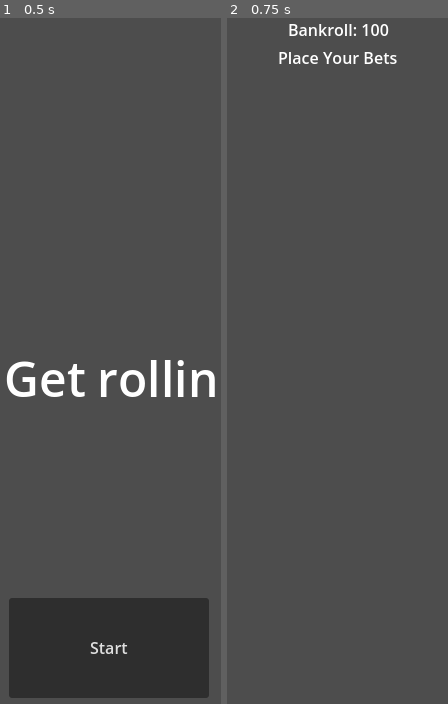
Above: before the commit, frames 1-2 (left to right).
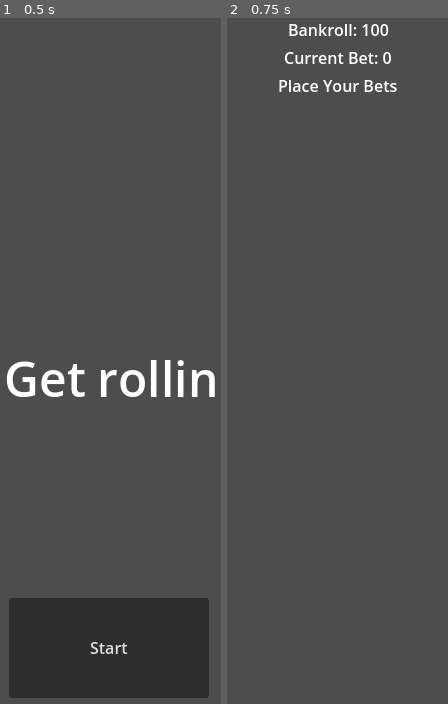
Above: after the commit, the same moments.

Repository: asarenski/godotCraps
Game: Godot game, scene res://src/scenes/main.tscn
The game is run twice, just before and just after one commit, with the same random seed, the same clock (stepped at 60 frames per second) and the same inputs.
Inputs:
- Up to frame 1 (0.5 s): no input
- Up to frame 2 (0.75 s): click "Start" at 0.5 s

Frame 1 is identical in both runs. In frame 2, 1.0% of the frame differs, in the area x 23-77%, y 4-11%.

Commit message:
added a bet to the hud

Diff:
--- a/src/scenes/hud.gd
+++ b/src/scenes/hud.gd
@@ -9,5 +9,8 @@
 func update_bankroll(bankroll):
 	$Bankroll.text = "Bankroll: %d" % bankroll
 
+func update_bet(bet):
+	$Bet.text = "Current Bet: %d" % bet
+
 func update_phase(phase_text: String):
 	$Phase.text = phase_text
--- a/src/scenes/main.tscn
+++ b/src/scenes/main.tscn
@@ -54,14 +54,25 @@
 offset_bottom = 23.0
 grow_horizontal = 2
 
+[node name="Bet" type="Label" parent="HUD"]
+anchors_preset = 5
+anchor_left = 0.5
+anchor_right = 0.5
+offset_left = -20.0
+offset_top = 28.0
+offset_right = 20.0
+offset_bottom = 51.0
+grow_horizontal = 2
+text = "Current Bet: 0"
+
 [node name="Phase" type="Label" parent="HUD"]
 anchors_preset = 5
 anchor_left = 0.5
 anchor_right = 0.5
 offset_left = -60.0
-offset_top = 28.0
+offset_top = 56.0
 offset_right = 64.0
-offset_bottom = 51.0
+offset_bottom = 79.0
 grow_horizontal = 2
 
 [connection signal="pressed" from="Start/StartButton" to="Start" method="_on_start_button_pressed"]
--- a/src/state/state.gd
+++ b/src/state/state.gd
@@ -18,6 +18,7 @@
 var game_phase = GamePhase.COME_OUT
 var point = null
 var bankroll = 100
+var bet = 0
 
 var change_state: Callable
 var persistent_state: PersistentState
@@ -28,3 +29,8 @@
 	self.persistent_state = persistent_state
 	self.hud = hud
 	self.hud.update_bankroll(bankroll)
+	self.hud.update_bet(bet)
+
+func update_bet(new_bet: int):
+	bet = new_bet
+	hud.update_bet(bet)
